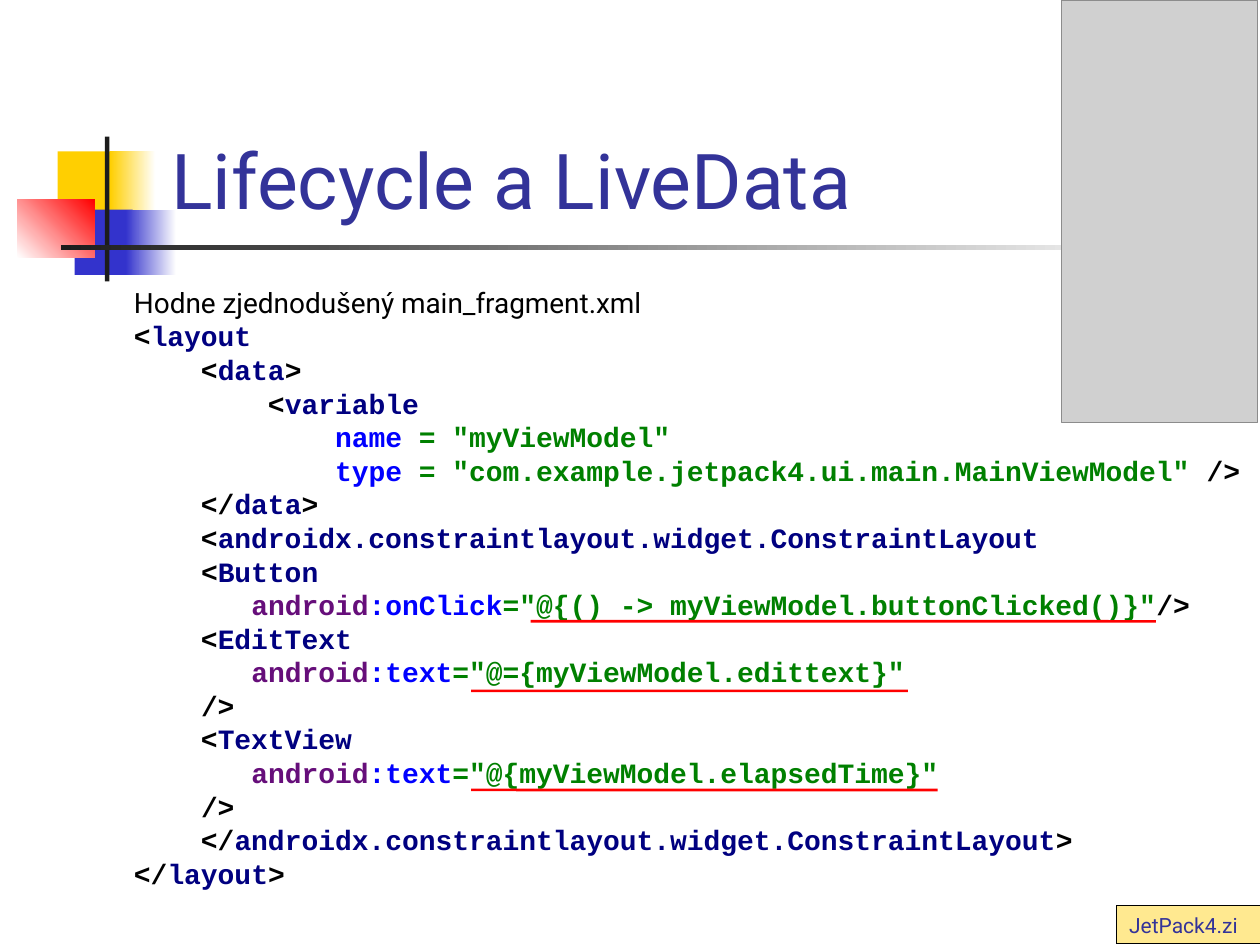
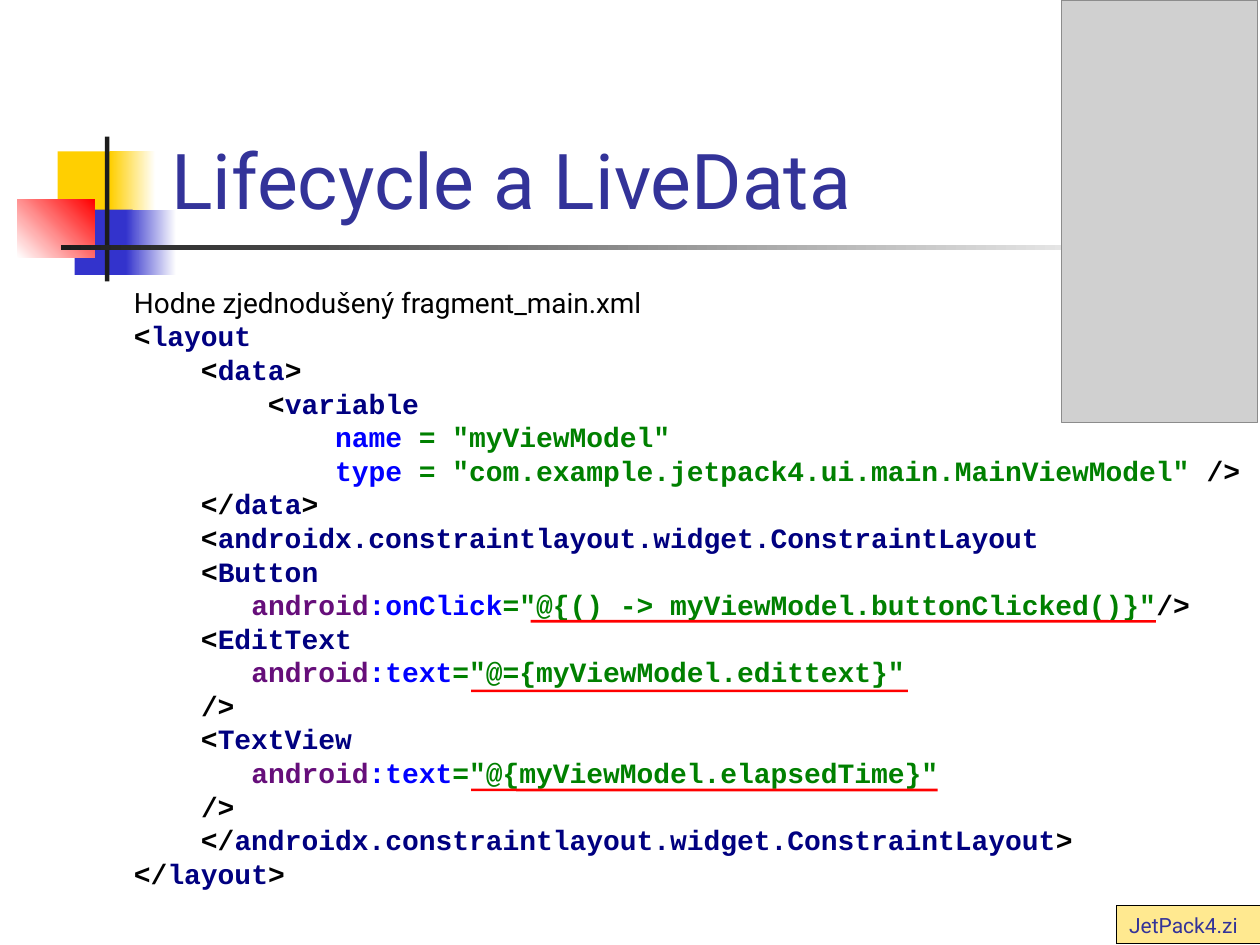
Before and after one commit to vmandro/Prednasky, a slide deck: slide 26 of 07/07_Android.ppt. Drawn at 1260x945 pixels with LibreOffice and Linux fonts; fonts in the diff are those of the drawing; grey boxes stand for pictures. Boxes give left, top, right and bottom in pixels: in the first picture for what was removed or moved away, otherwise in the second. Text is boxed around its words. In the diff, an @@ line names an element or a change of style, - is before the commit and + after.

```diff
--- a/07/07_Android.ppt
+++ b/07/07_Android.ppt
@@ text at [134,291,641,319]: text changed @@
-Hodne zjednodušený main_fragment.xml
+Hodne zjednodušený fragment_main.xml
```
Also in this commit, not shown: 6 other slides changed, 1 other file.
